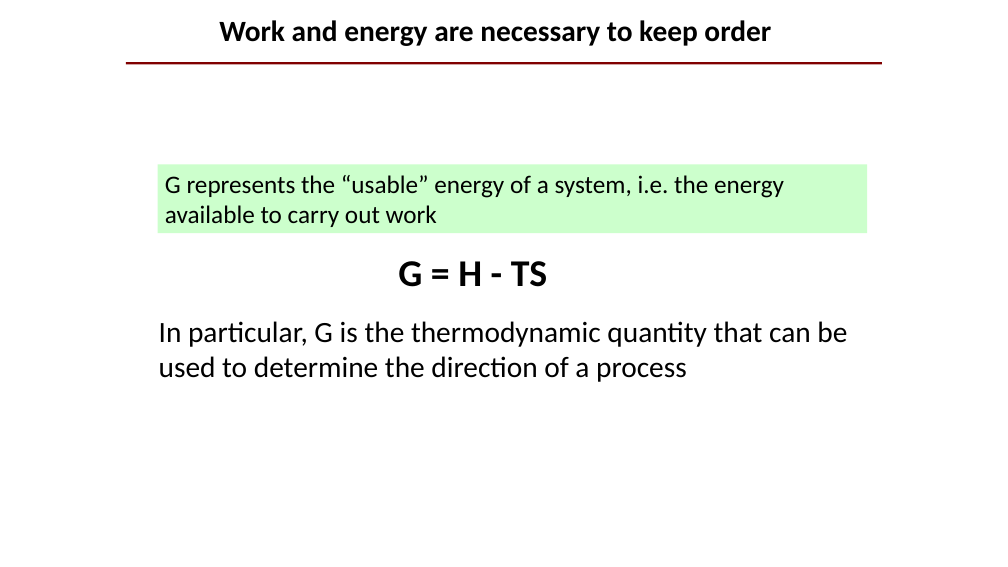
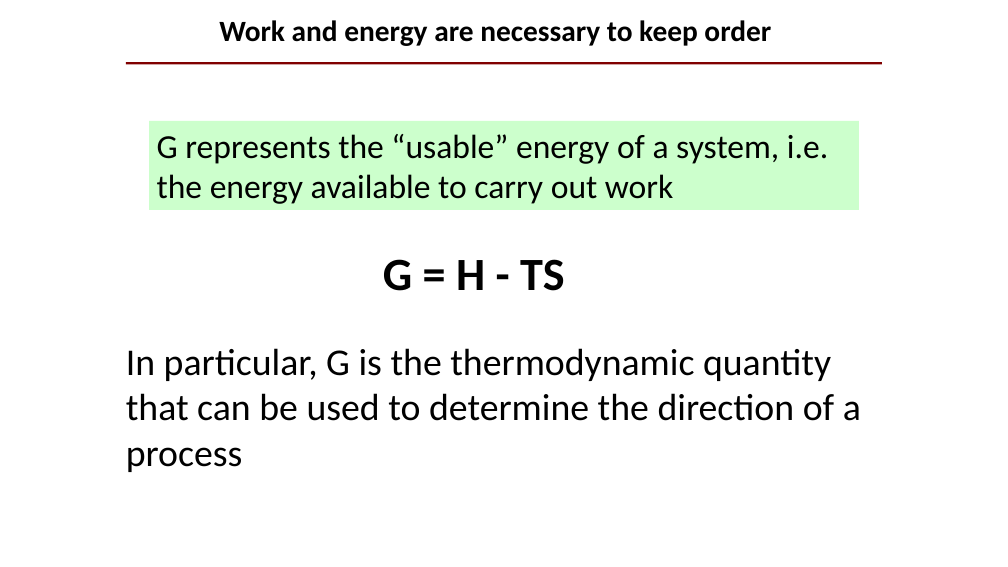
Before and after one commit to Protein-Interactions/protein_interactions, a slide deck: slide 4 of presentations/2-forces_at_play_in_protein_interactions-2021.pptx (slide 5 before the commit). Drawn at 1008x567 pixels with LibreOffice and Linux fonts; fonts in the diff are those of the drawing. Boxes give left, top, right and bottom in pixels: in the first picture for what was removed or moved away, otherwise in the second. Text is boxed around its words. In the diff, an @@ line names an element or a change of style, - is before the commit and + after.

```diff
--- a/presentations/2-forces_at_play_in_protein_interactions-2021.pptx
+++ b/presentations/2-forces_at_play_in_protein_interactions-2021.pptx
@@ rectangle "G represents the “usable” energy ...": place and size @@
-rectangle "G represents the “usable” energy ..." at <box>157,165,867,234</box>
+rectangle "G represents the “usable” energy ..." at <box>149,121,859,210</box>
@@ rectangle "G represents the “usable” energy ..." at <box>149,121,859,210</box>: size 24 to 32 pt @@
@@ text "G = H - TS": place and size @@
-text "G = H - TS" at <box>398,261,547,287</box>
+text "G = H - TS" at <box>383,259,564,291</box>
@@ text "G = H - TS" at <box>383,259,564,291</box>: size 36 to 44 pt @@
@@ text "In particular, G is the ...": place and size @@
-text "In particular, G is the ..." at <box>159,321,847,382</box>
+text "In particular, G is the ..." at <box>126,348,861,472</box>
@@ text "In particular, G is the ..." at <box>126,348,861,472</box>: size 28 to 36 pt @@
```
Also in this commit, not shown: 12 other slides changed, 1 slide added, 2 slides removed.
